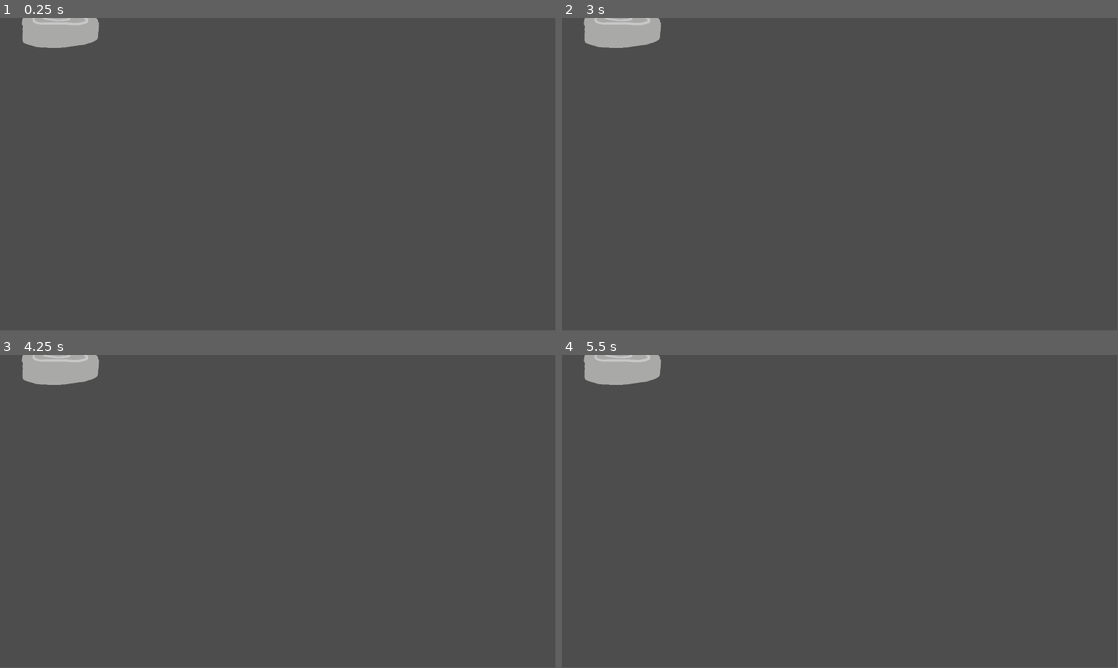
Above: before the commit, frames 1-4 (two rows, left to right).
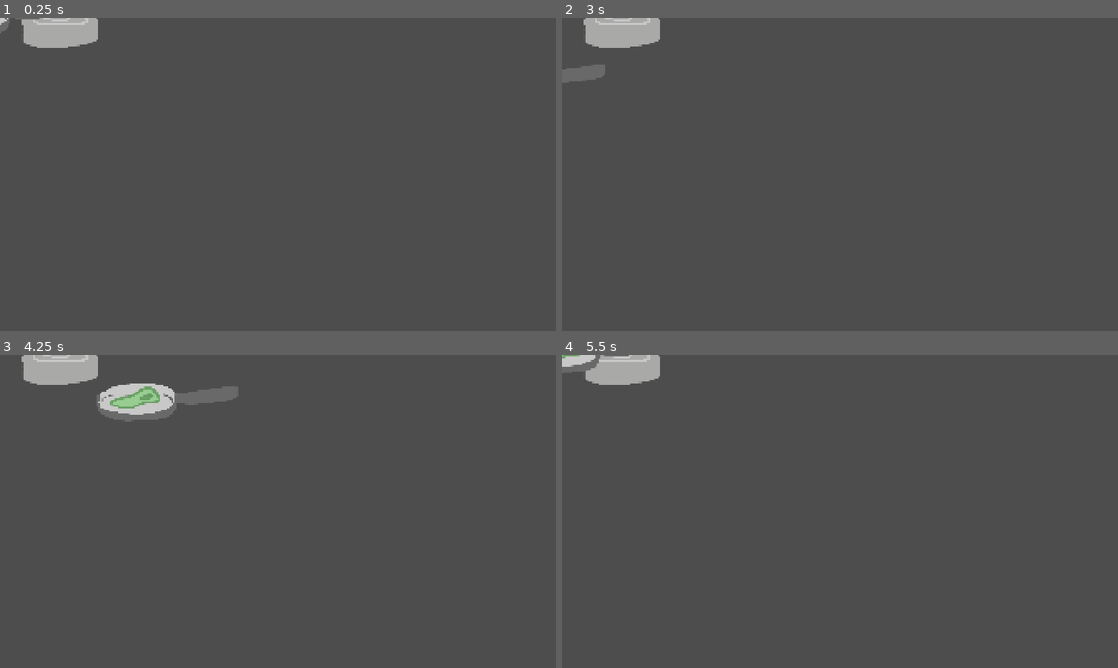
Above: after the commit, the same moments.

Repository: Atticus-Atticus/Monster-Menu
Game: Godot game, scene res://Scenes/Restaurant specific/test.tscn
The game is run twice, just before and just after one commit, with the same random seed, the same clock (stepped at 60 frames per second) and the same inputs. This scene is started directly instead of the project's main scene.
Inputs (mouse positions are in pixels of both pictures, inside the frame that each line leads up to):
- Up to frame 1 (0.25 s): no input
- Up to frame 2 (3 s): tap Enter at 0.5, 2 s; move the mouse to (962, 158) at 0.52 s; click (962, 158) at 0.67 s; tap Space at 1.25, 2.75 s; move the mouse to (728, 190) at 1.27 s; click (728, 190) at 1.42 s; move the mouse to (895, 105) at 2.02 s; click (895, 105) at 2.17 s; move the mouse to (812, 237) at 2.77 s; click (812, 237) at 2.92 s
- Up to frame 3 (4.25 s): tap Enter at 3.5 s; move the mouse to (444, 558) at 3.52 s; click (444, 558) at 3.67 s
- Up to frame 4 (5.5 s): tap Space at 4.25 s; move the mouse to (673, 464) at 4.27 s; click (673, 464) at 4.42 s; move the mouse to (867, 511) at 5.02 s; click (867, 511) at 5.17 s
In our replay, the window is 799x449 before the commit and 800x450 after it. These sizes can differ from the game's own. Grey fills any space a smaller window leaves; there, only what the larger window draws over its background counts as a difference.

The runs differ from the first frame. In frame 1, 0.1% of the frame differs, in the area x 0-18%, y 0-10%; in frame 2, 0.4%; in frame 3, 1.9%, in the area x 3-43%, y 0-22%; in frame 4, 0.4%.

Commit message:
??/3/26
why do i keep forgetting to do these.
- i dont even remember what i changed

Diff:
--- a/Scenes/Restaurant specific/npc.tscn
+++ b/Scenes/Restaurant specific/npc.tscn
@@ -35,6 +35,22 @@
 "speed": 5.0
 }]
 
+[sub_resource type="Animation" id="Animation_3rofn"]
+resource_name = "FadeOut"
+length = 2.0
+tracks/0/type = "value"
+tracks/0/imported = false
+tracks/0/enabled = true
+tracks/0/path = NodePath("CollisionShape2D:modulate")
+tracks/0/interp = 1
+tracks/0/loop_wrap = true
+tracks/0/keys = {
+"times": PackedFloat32Array(0, 2),
+"transitions": PackedFloat32Array(1, 1),
+"update": 0,
+"values": [Color(1, 1, 1, 1), Color(1, 1, 1, 0)]
+}
+
 [sub_resource type="Animation" id="Animation_wxogn"]
 length = 5.0
 tracks/0/type = "value"
@@ -48,6 +64,18 @@
 "transitions": PackedFloat32Array(1, 1),
 "update": 0,
 "values": [Vector2(0, 0), Vector2(512, 0)]
+}
+tracks/1/type = "value"
+tracks/1/imported = false
+tracks/1/enabled = true
+tracks/1/path = NodePath("CollisionShape2D:modulate")
+tracks/1/interp = 1
+tracks/1/loop_wrap = true
+tracks/1/keys = {
+"times": PackedFloat32Array(0),
+"transitions": PackedFloat32Array(1),
+"update": 0,
+"values": [Color(1, 1, 1, 1)]
 }
 
 [sub_resource type="Animation" id="Animation_7duf1"]
@@ -68,6 +96,7 @@
 
 [sub_resource type="AnimationLibrary" id="AnimationLibrary_3rofn"]
 _data = {
+&"FadeOut": SubResource("Animation_3rofn"),
 &"RESET": SubResource("Animation_wxogn"),
 &"Slide onto screen": SubResource("Animation_7duf1")
 }
--- a/Scenes/Restaurant specific/test.tscn
+++ b/Scenes/Restaurant specific/test.tscn
@@ -6,7 +6,7 @@
 [ext_resource type="Texture2D" uid="uid://b0gs3y2ltic15" path="res://Assets/Temp Assets/Slime.png" id="3_ikq41"]
 
 [sub_resource type="RectangleShape2D" id="RectangleShape2D_xs2sp"]
-size = Vector2(185, 76)
+size = Vector2(496, 136)
 
 [node name="Test" type="Node2D" unique_id=1167416085]
 script = ExtResource("1_4bdon")
@@ -19,15 +19,17 @@
 position = Vector2(-69, -31.5)
 texture = ExtResource("2_4bdon")
 
+[node name="Slime" type="Sprite2D" parent="Pan" unique_id=1381656819]
+position = Vector2(-112, -16)
+texture = ExtResource("3_ikq41")
+
 [node name="Area2D" type="Area2D" parent="." unique_id=1012797287]
 position = Vector2(-48, 0)
 
 [node name="CollisionShape2D" type="CollisionShape2D" parent="Area2D" unique_id=310077262]
-position = Vector2(-132.5, -45)
+position = Vector2(-24, -36)
 shape = SubResource("RectangleShape2D_xs2sp")
 
-[node name="Slime" type="Sprite2D" parent="Area2D" unique_id=1381656819]
-position = Vector2(-133, -47.5)
-texture = ExtResource("3_ikq41")
-
 [connection signal="input_event" from="Area2D" to="." method="_on_area_2d_input_event"]
+[connection signal="mouse_entered" from="Area2D" to="." method="_on_area_2d_mouse_entered"]
+[connection signal="mouse_exited" from="Area2D" to="." method="_on_area_2d_mouse_exited"]
--- a/Scripts/Restaurant/npc.gd
+++ b/Scripts/Restaurant/npc.gd
@@ -7,6 +7,7 @@
 var RanNumGen = RandomNumberGenerator.new()
 var canInteract = false
 var hasOrdered = false
+var canLeave = false
 var Appearance = 0
 
 
@@ -40,6 +41,8 @@
 		RestaurantGlobals.orderFulfilled = false
 
 func finishOrder():
+	$AnimationPlayer.play("FadeOut")
+	await get_tree().create_timer($AnimationPlayer.current_animation_length).timeout
 	queue_free()
 
 #Lets player interact ONLY when NPC is centred
--- a/Scripts/Restaurant/test.gd
+++ b/Scripts/Restaurant/test.gd
@@ -1,6 +1,6 @@
 extends Node2D
 
-#when minigame finish successfully, orderFulfilled=true
+@onready var mouseInRange = false
 
 # debug use only - minigame should only exit when COMPLETE
 func _input(event):
@@ -9,11 +9,22 @@
 		finishGame()
 
 #----------------------------------FUNCTIONS-----------------------------
-func _on_area_2d_input_event(viewport: Node, event: InputEvent, shape_idx: int):
-	if event is InputEventMouseButton and event.button_index == MOUSE_BUTTON_LEFT and event.is_pressed() :
-		print("clicked pan")
+func _process(delta: float) -> void:
+	#if mouseInRange == true:
+	#	print("mouse is in range")
+		$Pan.position = get_viewport().get_mouse_position() - Vector2(960, 540)
+
+#func _on_area_2d_input_event(viewport: Node, event: InputEvent, shape_idx: int):
+#	if event is InputEventMouseButton and event.button_index == MOUSE_BUTTON_LEFT and event.is_pressed() :
+#		print("clicked slime")
 
 func finishGame():
 	RestaurantGlobals.minigameOpen = false
 	RestaurantGlobals.orderFulfilled = true
 	queue_free()
+
+func _on_area_2d_mouse_entered() -> void:
+	mouseInRange == true
+
+func _on_area_2d_mouse_exited() -> void:
+	mouseInRange == false
--- a/project.godot
+++ b/project.godot
@@ -25,6 +25,7 @@
 window/size/viewport_width=1920
 window/size/viewport_height=1080
 window/size/resizable=false
+window/stretch/mode="canvas_items"
 
 [gui]
 
